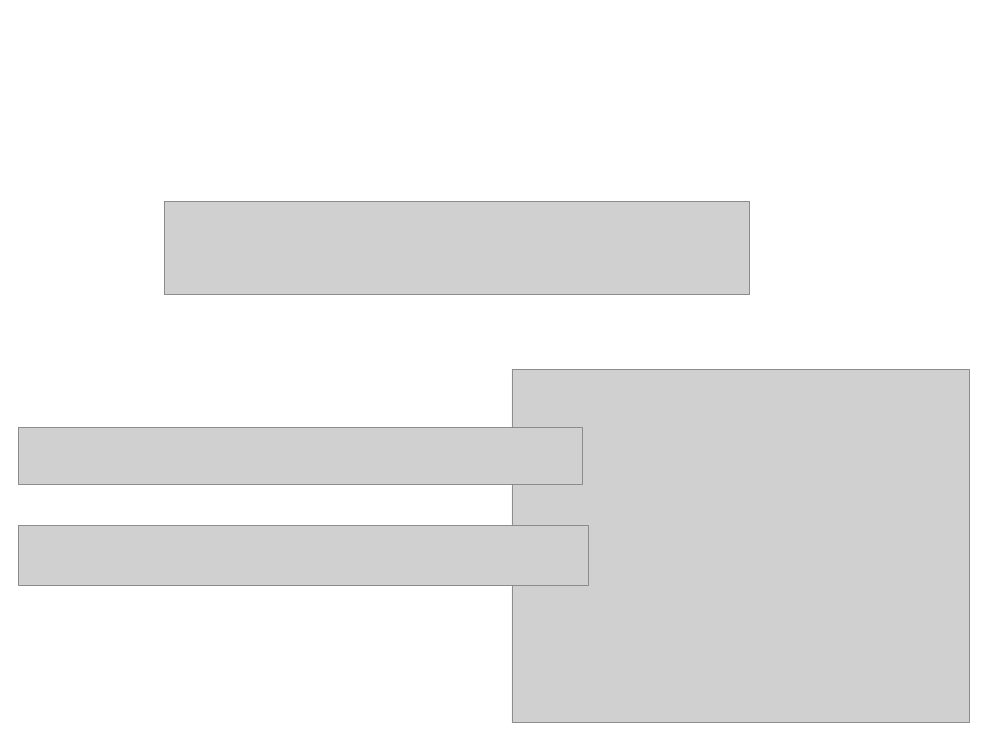
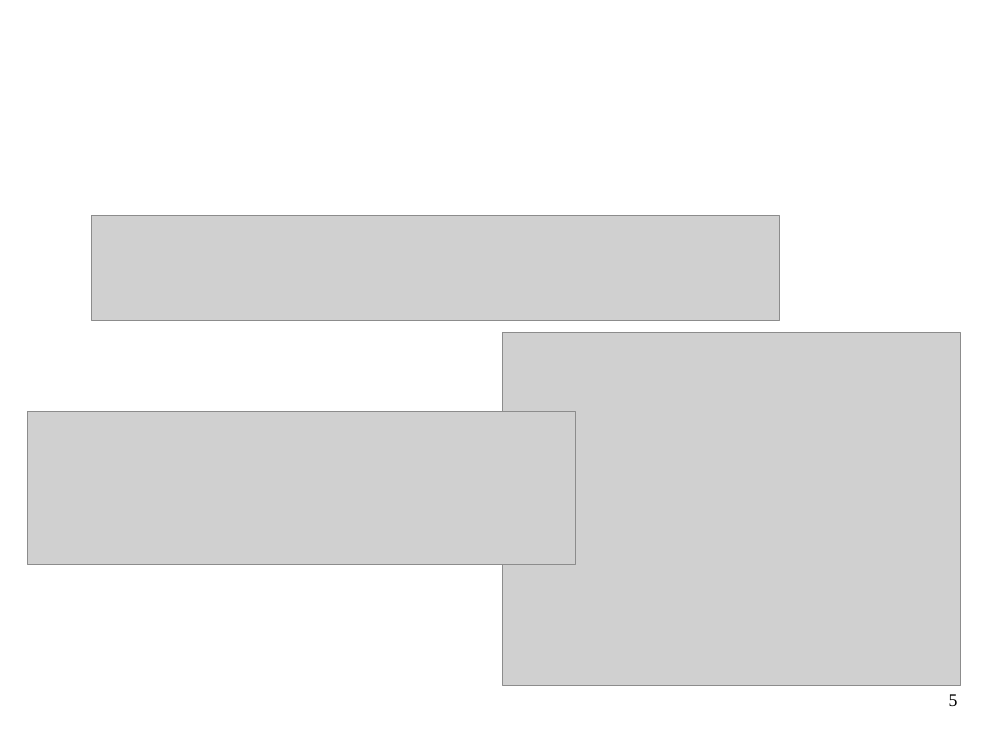
Before and after one commit to Tyboon/PFE, a slide deck: slide 5 of Presentation.odp. Drawn at 1008x756 pixels with LibreOffice and Linux fonts; fonts in the diff are those of the drawing; grey boxes stand for pictures; background and template pictures are left out. Boxes give left, top, right and bottom in pixels: in the first picture for what was removed or moved away, otherwise in the second. Text is boxed around its words. In the diff, an @@ line names an element or a change of style, - is before the commit and + after.

```diff
--- a/Presentation.odp
+++ b/Presentation.odp
@@ picture: place and size @@
-picture at <box>165,201,750,295</box>
+picture at <box>91,215,779,320</box>
@@ picture: place and size @@
-picture at <box>512,370,970,723</box>
+picture at <box>503,333,960,686</box>
@@ picture: place and size @@
-picture at <box>18,428,583,485</box>
+picture at <box>27,412,576,564</box>
@@ picture removed at <box>18,525,589,585</box> @@
@@ page number added at <box>949,694,958,706</box>, 14 pt, text #000000 @@
+5
```
Also in this commit, not shown: 15 other slides changed, 4 slides added, 3 slides removed, 1 other file.
